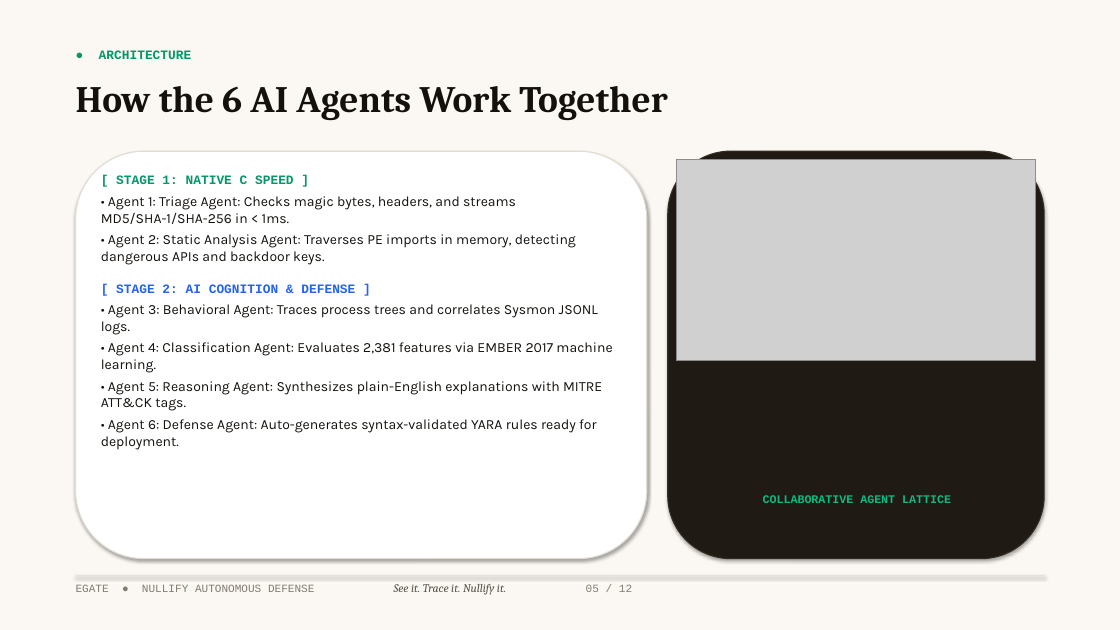
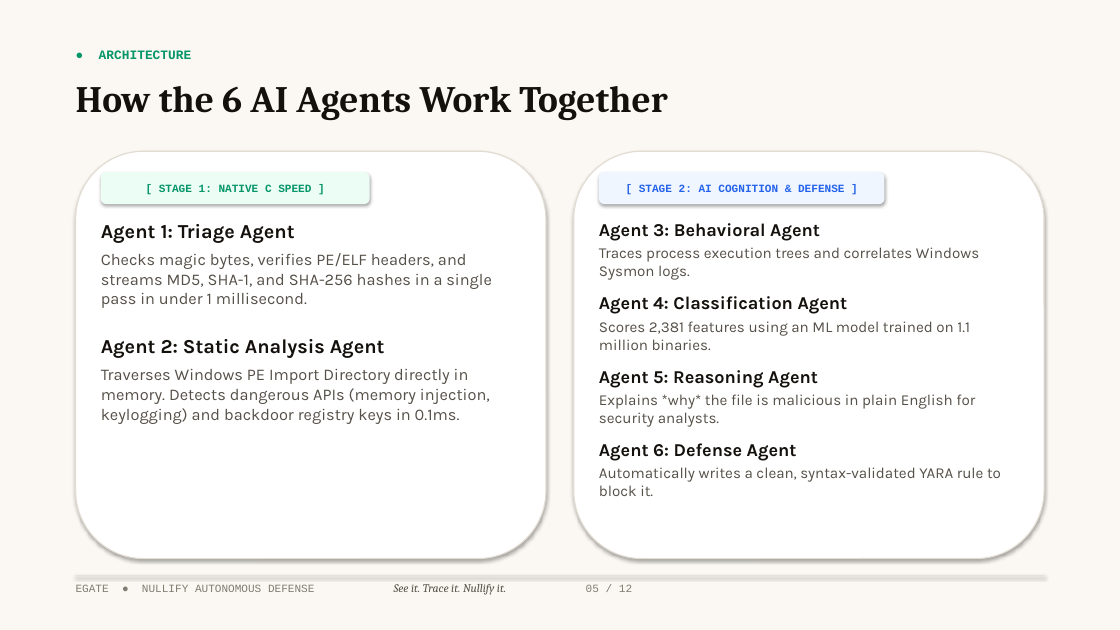
Before and after one commit to Nate-br/nullify, a slide deck: slide 5 of nullify_presentation.pptx. Drawn at 1120x630 pixels with LibreOffice and Linux fonts; fonts in the diff are those of the drawing; grey boxes stand for pictures. Boxes give left, top, right and bottom in pixels: in the first picture for what was removed or moved away, otherwise in the second. Text is boxed around its words. In the diff, an @@ line names an element or a change of style, - is before the commit and + after.

```diff
--- a/nullify_presentation.pptx
+++ b/nullify_presentation.pptx
@@ rounded rectangle: place and size @@
-rounded rectangle at box(76, 151, 647, 559)
+rounded rectangle at box(76, 151, 546, 559)
@@ rounded rectangle added at box(101, 172, 370, 204), fill #ECFDF5, 9.5 pt, text #059669, bold @@
+[ STAGE 1: NATIVE C SPEED ]
@@ rounded rectangle: place and size @@
-rounded rectangle at box(668, 151, 1044, 559)
+rounded rectangle at box(574, 151, 1044, 559)
@@ rounded rectangle at box(574, 151, 1044, 559): fill #1F1A14 to #FFFFFF; outline #322B22 1 pt to #E2DCD2 1 pt @@
@@ rounded rectangle added at box(599, 172, 885, 204), fill #EFF6FF, 9.5 pt, text #2563EB, bold @@
+[ STAGE 2: AI COGNITION & DEFENSE ]
@@ picture removed at box(676, 160, 1036, 360) @@
@@ text at box(101, 224, 492, 424): text changed; size 12 to 14 pt; text colour #14110D to #555048 @@
-[ STAGE 1: NATIVE C SPEED ]
-• Agent 1: Triage Agent: Checks magic bytes, headers, and streams MD5/SHA-1/SHA-256 in < 1ms.
-• Agent 2: Static Analysis Agent: Traverses PE imports in memory, detecting dangerous APIs and backdoor keys.
-[ STAGE 2: AI COGNITION & DEFENSE ]
-• Agent 3: Behavioral Agent: Traces process trees and correlates Sysmon JSONL logs.
-• Agent 4: Classification Agent: Evaluates 2,381 features via EMBER 2017 machine learning.
-• Agent 5: Reasoning Agent: Synthesizes plain-English explanations with MITRE ATT&CK tags.
-• Agent 6: Defense Agent: Auto-generates syntax-validated YARA rules ready for deployment.
+Agent 1: Triage Agent
+Checks magic bytes, verifies PE/ELF headers, and streams MD5, SHA-1, and SHA-256 hashes in a single pass in under 1 millisecond.
+Agent 2: Static Analysis Agent
+Traverses Windows PE Import Directory directly in memory. Detects dangerous APIs (memory injection, keylogging) and backdoor registry keys in 0.1ms.
@@ text added at box(599, 223, 1001, 496), 13 pt, text #555048 @@
+Agent 3: Behavioral Agent
+Traces process execution trees and correlates Windows Sysmon logs.
+Agent 4: Classification Agent
+Scores 2,381 features using an ML model trained on 1.1 million binaries.
+Agent 5: Reasoning Agent
+Explains *why* the file is malicious in plain English for security analysts.
+Agent 6: Defense Agent
+Automatically writes a clean, syntax-validated YARA rule to block it.
@@ text removed at box(763, 495, 951, 503) @@
-COLLABORATIVE AGENT LATTICE
```
Also in this commit, not shown: 6 other slides changed, 4 other files.
